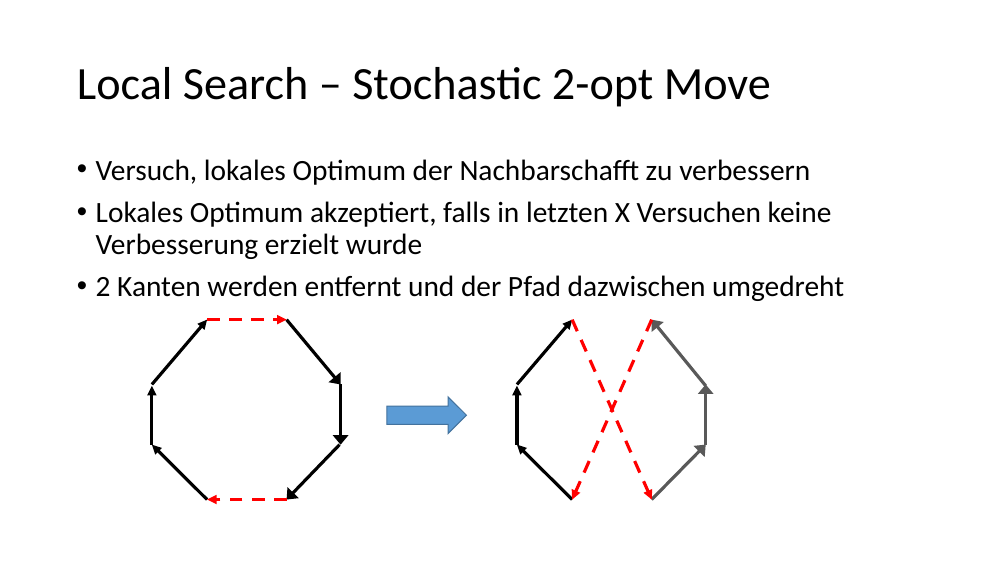
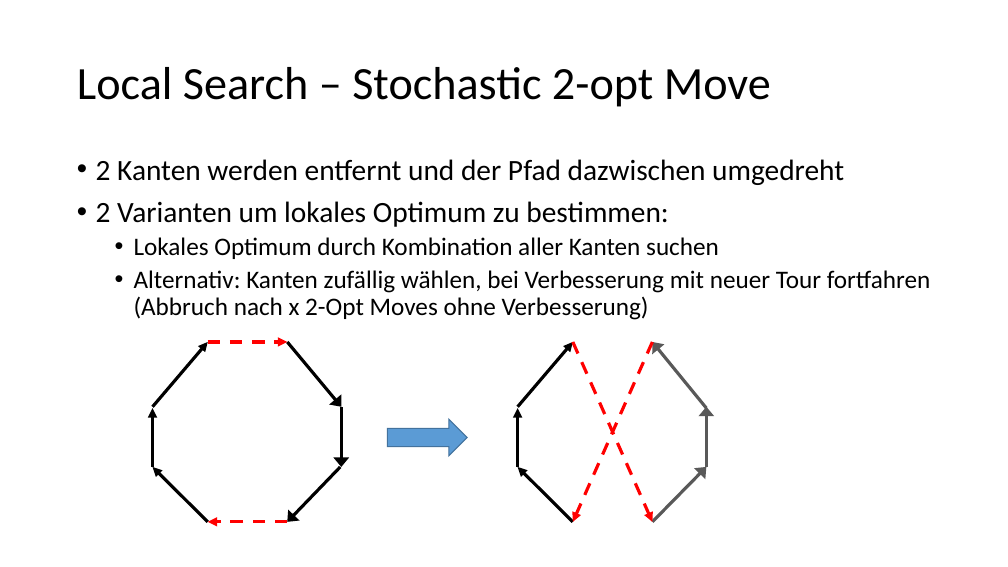
Before and after one commit to fritziF/Python-TSP-Heuristic, a slide deck: slide 5 of doc/Fritz_Svetoslav_TSP.pptx. Drawn at 1008x567 pixels with LibreOffice and Linux fonts; fonts in the diff are those of the drawing. Boxes give left, top, right and bottom in pixels: in the first picture for what was removed or moved away, otherwise in the second. Text is boxed around its words. In the diff, an @@ line names an element or a change of style, - is before the commit and + after.

```diff
--- a/doc/Fritz_Svetoslav_TSP.pptx
+++ b/doc/Fritz_Svetoslav_TSP.pptx
@@ text at (96,159,832,259): paragraphs removed @@
-• Versuch, lokales Optimum der Nachbarschafft zu verbessern
-• Lokales Optimum akzeptiert, falls in letzten X Versuchen keine Verbesserung erzielt wurde
@@ text at (96,201,931,320): paragraphs added @@
+• 2 Varianten um lokales Optimum zu bestimmen:
+  • Lokales Optimum durch Kombination aller Kanten suchen
+  • Alternativ: Kanten zufällig wählen, bei Verbesserung mit neuer Tour fortfahren (Abbruch nach x 2-Opt Moves ohne Verbesserung)
@@ 16 arrows: place and size @@
-16 arrows at (152,320,706,500)
+16 arrows at (153,342,706,522)
@@ right arrow: place and size @@
-right arrow at (387,397,467,433)
+right arrow at (388,420,467,456)
```
Also in this commit, not shown: 4 other slides changed, 1 other file.
